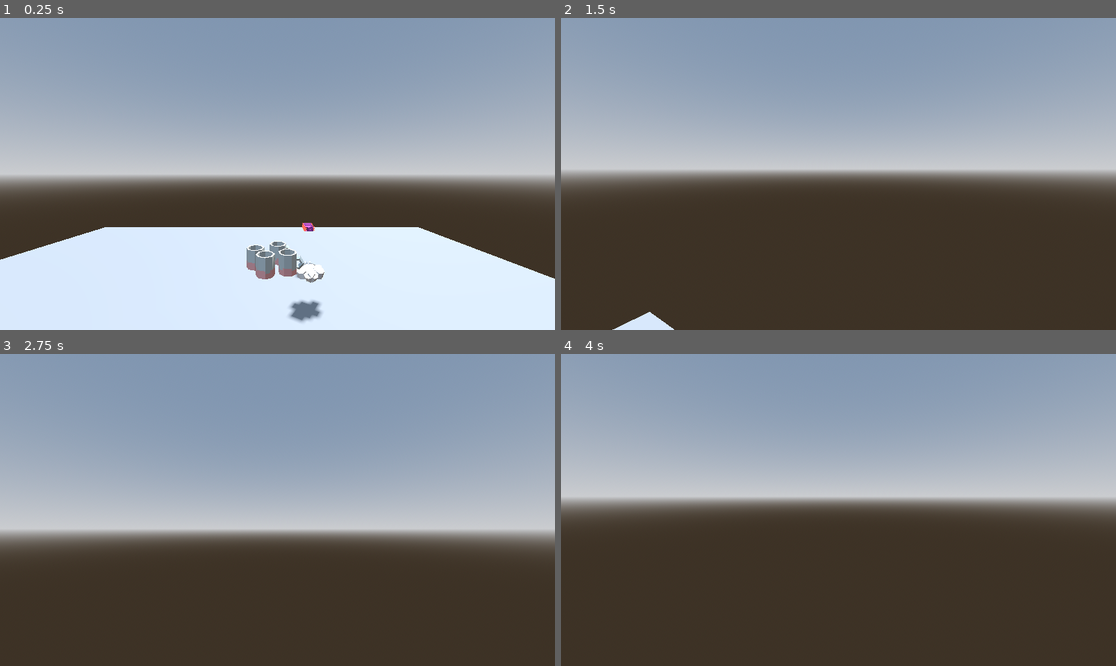
Above: before the commit, frames 1-4 (two rows, left to right).
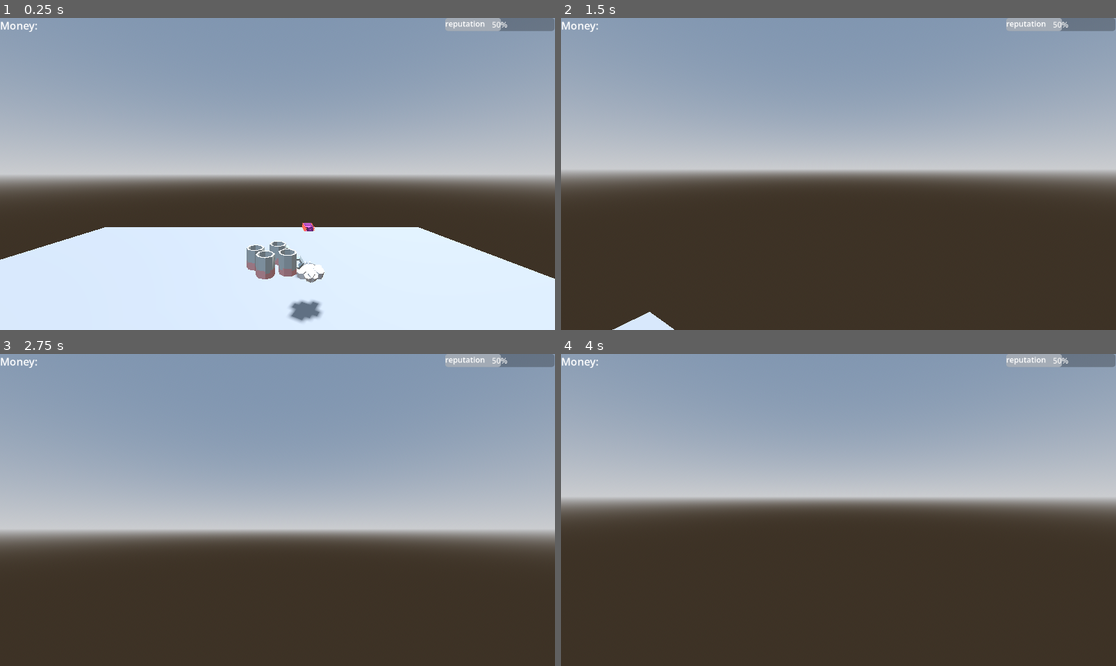
Above: after the commit, the same moments.

Repository: DEVUCP/The-Penguinn
Game: Godot game, scene res://src/test_scene.tscn
Same seed, same stepped clock (60 frames per second), same inputs: the game is played once before the commit and once after it.
Inputs (mouse positions are in pixels of both pictures, inside the frame that each line leads up to):
- Up to frame 1 (0.25 s): no input
- Up to frame 2 (1.5 s): tap Enter (ui_accept) at 0.5, 0.77 s; move the mouse to (866, 174) at 0.52 s; press the mouse at (866, 174) at 0.53 s; hold Up (ui_up) from 0.53 s (still down); move the mouse to (810, 174) at 1.27 s; release the mouse at (810, 174) at 1.28 s; right-click (810, 174) at 1.35 s
- Up to frame 3 (2.75 s): keep holding Up (ui_up); tap Enter (ui_accept) at 1.52, 2 s; move the mouse to (288, 503) at 2.02 s; tap E (interact) at 2.1 s
- Up to frame 4 (4 s): keep holding Up (ui_up); tap Enter (ui_accept) at 2.75, 3.02, 3.5, 3.77 s; move the mouse to (832, 516) at 2.77 s; click (832, 516) at 2.85 s; move the mouse to (877, 513) at 3.52 s; hold Right mouse button (RMB_interact) from 3.53 s (still down)

The runs differ from the first frame. In frame 1, 0.9% of the frame differs, in the area x 0-100%, y 0-5%; in frame 2, 0.9%; in frame 3, 0.9%; in frame 4, 0.9%.

Commit message:
fix: Make Economy manager and UI autoload

Diff:
--- a/project.godot
+++ b/project.godot
@@ -14,6 +14,11 @@
 run/main_scene="res://src/test_scene.tscn"
 config/features=PackedStringArray("4.6", "GL Compatibility")
 config/icon="res://icon.svg"
+
+[autoload]
+
+EconomyManager="*uid://d2ytvyvelyers"
+Ui="*uid://bxu6y45u0f3rv"
 
 [input]
 
